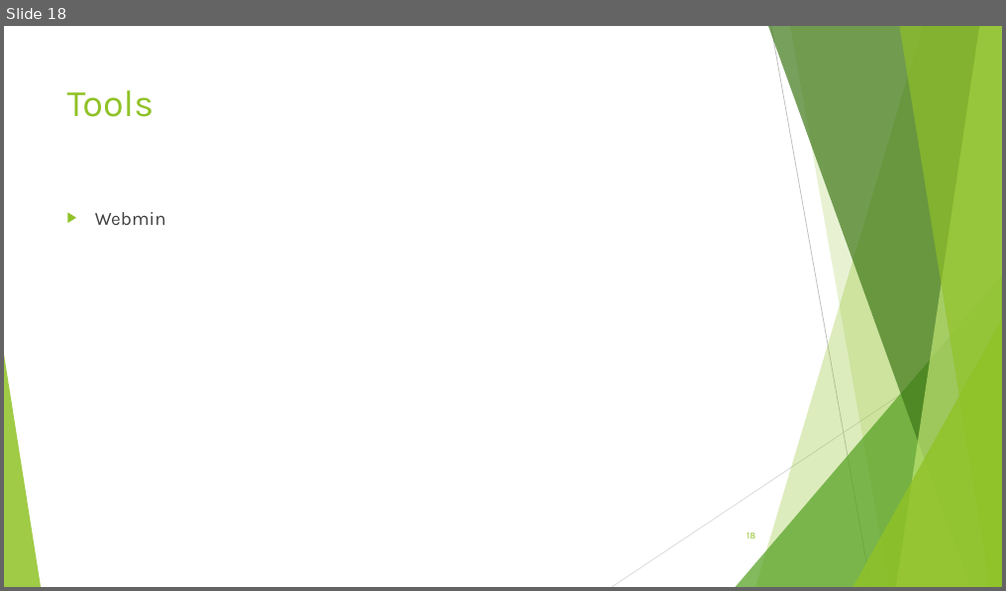
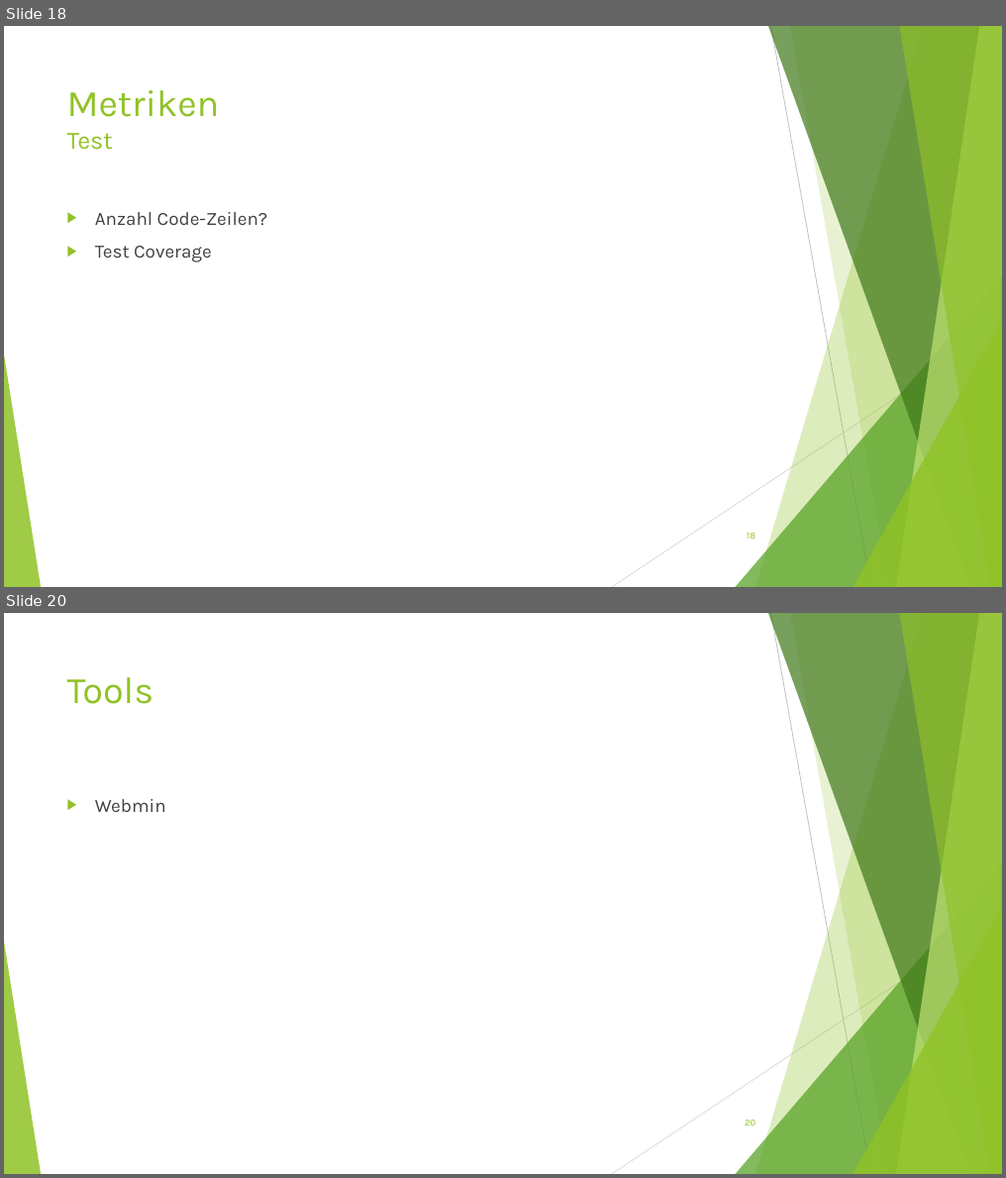
Before and after one commit to BirbsOfPrey/RecipeManager-Project, a slide deck: Präsentation/RecipeManager_Präsentation.pptx. Shown one above the other, each under a label of ours: slide 18 before the commit, slides 18 and 20 after it; the slides between them are not shown. The pictures are 1006x591 and 1006x1178 pixels, drawn with LibreOffice and Linux fonts; fonts in the diff are those of the drawing. Boxes give left, top, right and bottom in pixels: in the first picture for what was removed or moved away, otherwise in the second. Text is boxed around its words. In the diff, an @@ line names an element or a change of style, - is before the commit and + after.

```diff
--- a/Präsentation/RecipeManager_Präsentation.pptx
+++ b/Präsentation/RecipeManager_Präsentation.pptx
@@ slide 18 added at (4,26,1002,587), background #FFFFFF; not listed: 10 template elements that a slide beside it also shows @@
@@ title added at (67,90,220,150), 36 pt, text #90C226 @@
+Metriken
+Test
@@ text added at (95,212,268,263), 18 pt, text #404040 @@
+▶ Anzahl Code-Zeilen?
+▶ Test Coverage
@@ page number added at (746,533,755,539), 9 pt, text #90C226 @@
+18
@@ what was slide 18 is now slide 20 @@
@@ page number at (745,1120,755,1126): text changed @@
-18
+20
```
Also in this commit, not shown: 2 slides changed, 1 other slide added, 6 other files.
